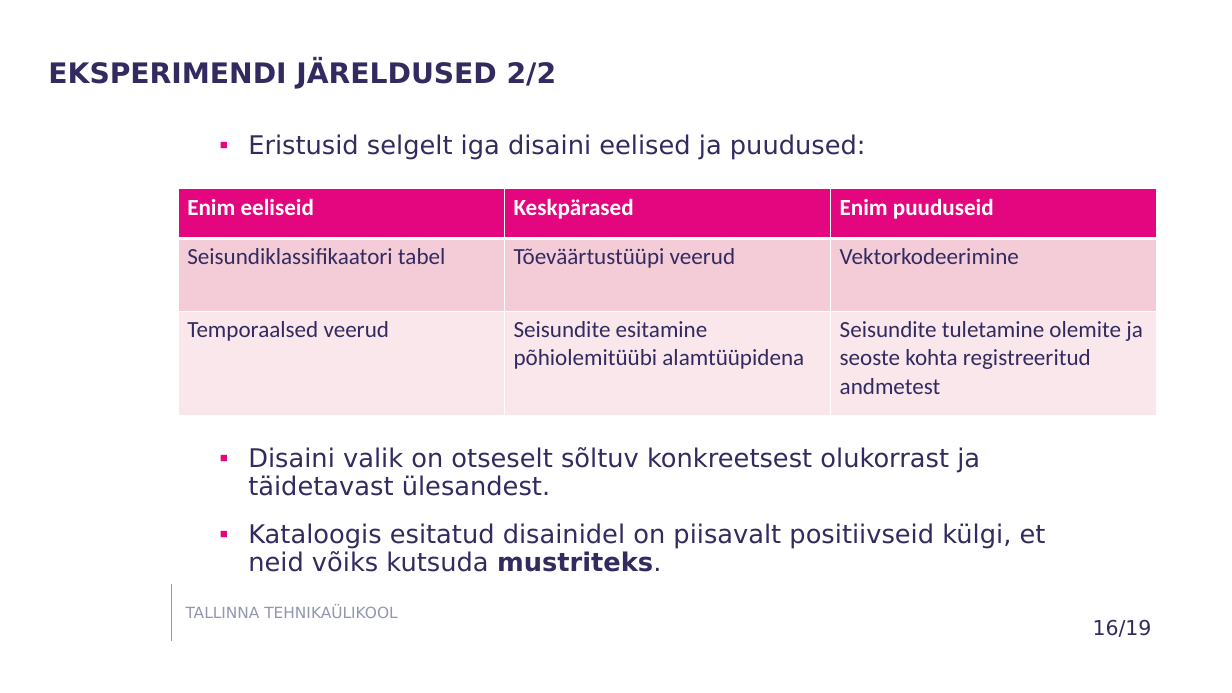
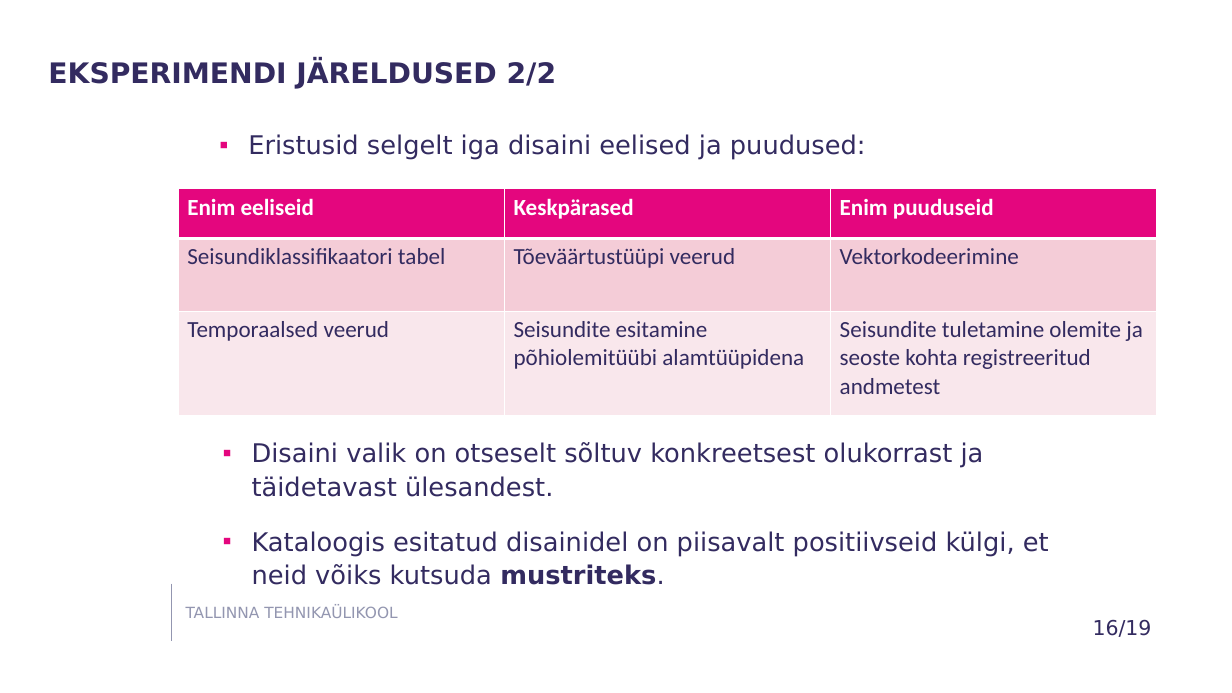
Before and after one commit to susannapeek1/SEISUNDITE-ESITAMINE-SQL-ANDMEBAASIDES, a slide deck: slide 16 of Ettekanne/Esitlus_Infosüsteemi_põhiolemite_seisundite_esitamine_SQL-Andmebaasides_Susanna_Peek.pptx. Drawn at 1232x693 pixels with LibreOffice and Linux fonts; fonts in the diff are those of the drawing; background and template pictures are left out. Boxes give left, top, right and bottom in pixels: in the first picture for what was removed or moved away, otherwise in the second. Text is boxed around its words. In the diff, an @@ line names an element or a change of style, - is before the commit and + after.

```diff
--- a/Ettekanne/Esitlus_Infosüsteemi_põhiolemite_seisundite_esitamine_SQL-Andmebaasides_Susanna_Peek.pptx
+++ b/Ettekanne/Esitlus_Infosüsteemi_põhiolemite_seisundite_esitamine_SQL-Andmebaasides_Susanna_Peek.pptx
@@ text "Disaini valik on otseselt sõltuv ..." at box(252, 442, 1049, 585): line spacing 0.9 to 1.1 @@
```
Also in this commit, not shown: 22 other slides changed.
